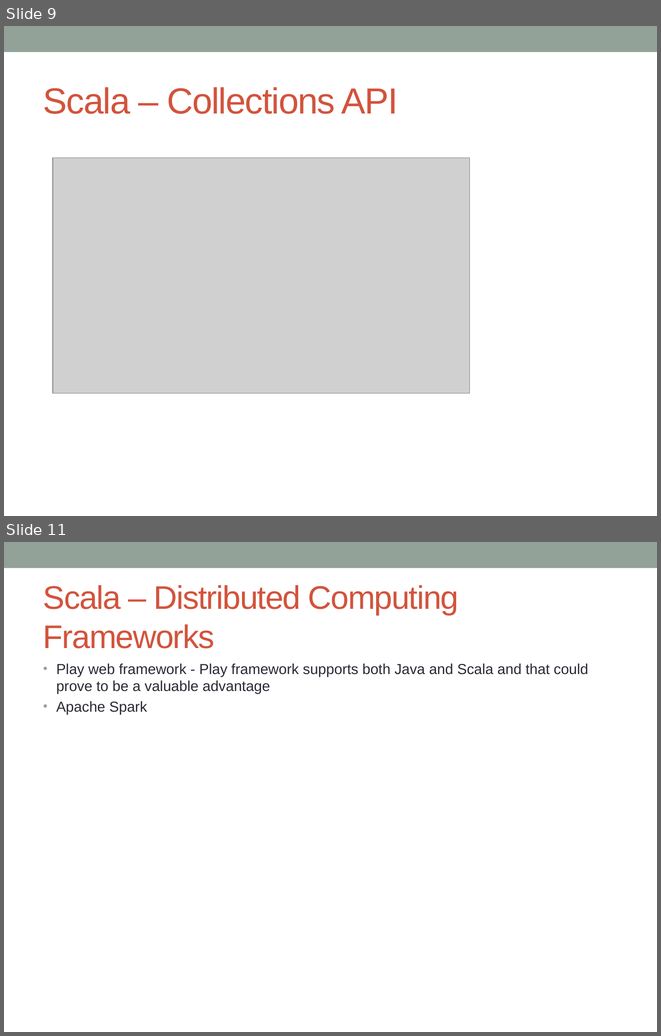
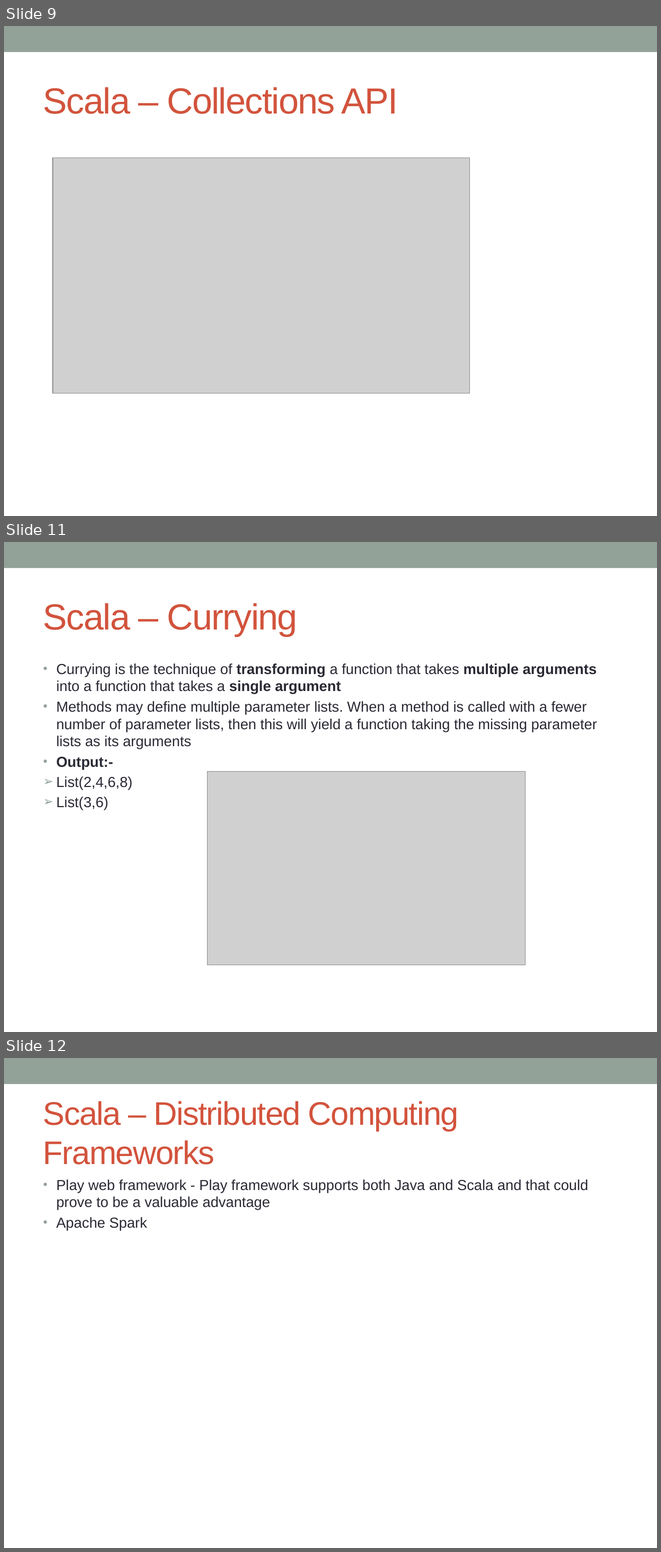
Before and after one commit to notionquest/ProjectDocumentation, a slide deck: Scala.pptx. Shown one above the other, each under a label of ours: slides 9 and 11 before the commit, slides 9, 11 and 12 after it; the slides between them are not shown. The pictures are 661x1036 and 661x1552 pixels, drawn with LibreOffice and Linux fonts; fonts in the diff are those of the drawing; grey boxes stand for pictures. Boxes give left, top, right and bottom in pixels: in the first picture for what was removed or moved away, otherwise in the second. Text is boxed around its words. In the diff, an @@ line names an element or a change of style, - is before the commit and + after.

Commit message:
scala currying and local type reference

```diff
--- a/Scala.pptx
+++ b/Scala.pptx
@@ slide 11 added at box(4, 542, 657, 1032), background #FFFFFF; not listed: 1 template element that a slide beside it also shows @@
@@ title added at box(43, 603, 298, 636), 40 pt, text #D2533C @@
+Scala – Currying
@@ text added at box(56, 663, 597, 810), 16 pt, text #292934 @@
+• Currying is the technique of transforming a function that takes multiple arguments into a function that takes a single argument
+• Methods may define multiple parameter lists. When a method is called with a fewer number of parameter lists, then this will yield a function taking the missing parameter lists as its arguments
+• Output:-
+➢ List(2,4,6,8)
+➢ List(3,6)
@@ picture added at box(207, 771, 526, 964) @@
@@ what was slide 11 is now slide 12 @@
```
Also in this commit, not shown: 2 slides changed, 1 other file.
